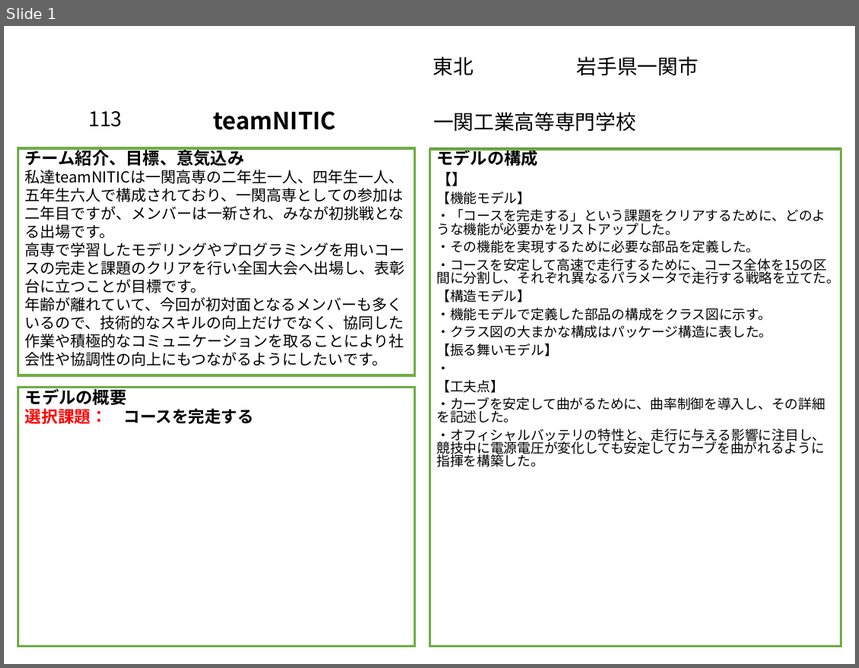
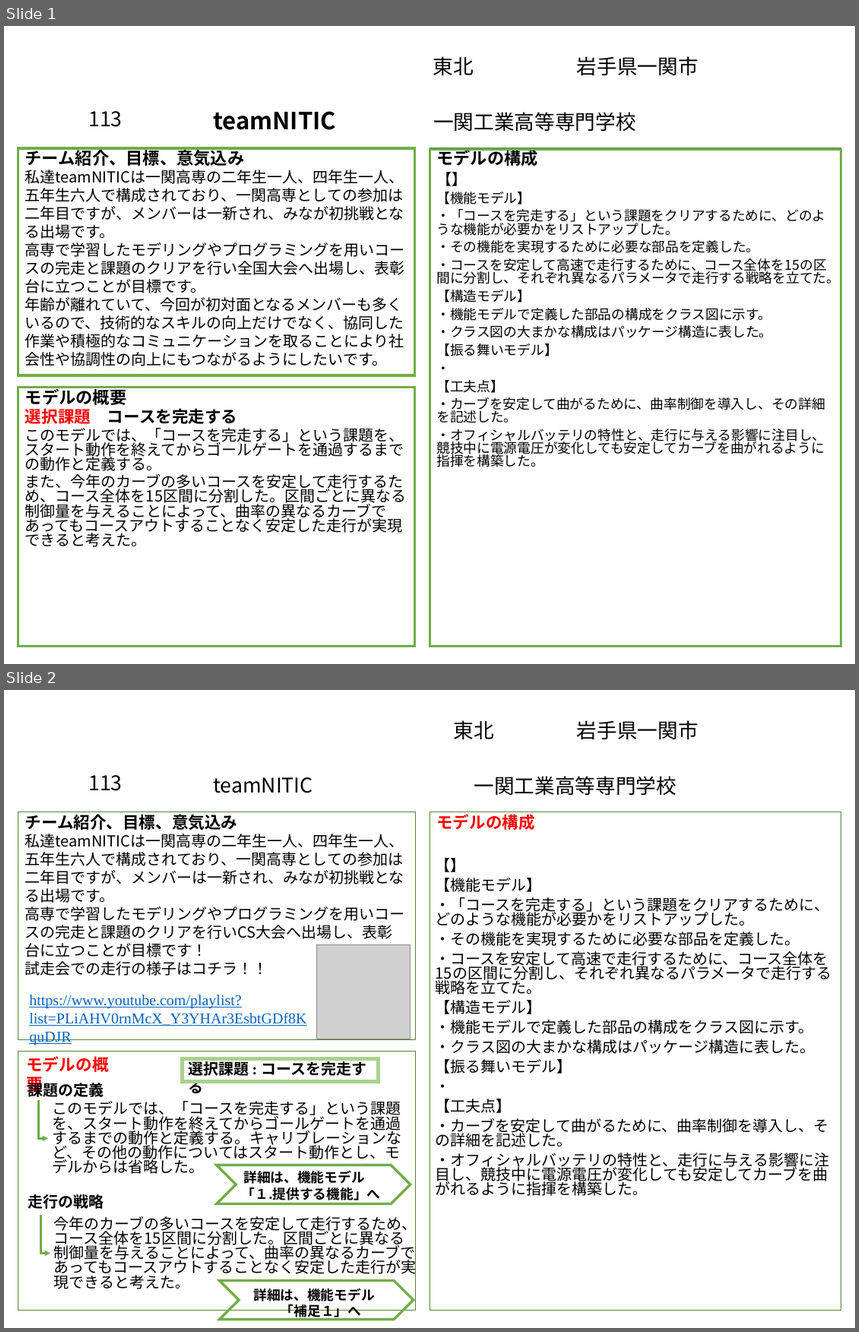
Before and after one commit to akita-lab-2019/model, a slide deck: PowerPoint/アブストラクト.pptx. Shown one above the other, each under a label of ours: slide 1 before the commit, slides 1 and 2 after it. The pictures are 859x668 and 859x1332 pixels, drawn with LibreOffice and Linux fonts; fonts in the diff are those of the drawing; grey boxes stand for pictures; background and template pictures are left out. Boxes give left, top, right and bottom in pixels: in the first picture for what was removed or moved away, otherwise in the second. Text is boxed around its words. In the diff, an @@ line names an element or a change of style, - is before the commit and + after.

Commit message:
update: アブストを書き足し

```diff
--- a/PowerPoint/アブストラクト.pptx
+++ b/PowerPoint/アブストラクト.pptx
@@ slide 2 added at [4,690,855,1328], background picture (left out) @@
@@ text added at [454,720,494,739], 24 pt, text #000000 @@
+東北
@@ text added at [577,720,699,740], 24 pt, text #000000 @@
+岩手県一関市
@@ text added at [88,775,122,791], 24 pt, text #000000 @@
+113
@@ text added at [213,777,313,793], 24 pt, text #000000 @@
+teamNITIC
@@ text added at [474,776,677,796], 24 pt, text #000000 @@
+一関工業高等専門学校
@@ rectangle added at [18,812,416,1040], outline #548235 0.75 pt, 18 pt, text #000000 @@
+チーム紹介、目標、意気込み
+私達teamNITICは一関高専の二年生一人、四年生一人、五年生六人で構成されており、一関高専としての参加は二年目ですが、メンバーは一新され、みなが初挑戦となる出場です。
+高専で学習したモデリングやプログラミングを用いコースの完走と課題のクリアを行いCS大会へ出場し、表彰台に立つことが目標です！
+試走会での走行の様子はコチラ！！
@@ rectangle added at [430,812,842,1311], outline #548235 0.75 pt, 19.5 pt, text #FF0000, bold @@
+モデルの構成
@@ text added at [436,858,832,1196], 18 pt, text #000000 @@
+【】
+【機能モデル】
+・「コースを完走する」という課題をクリアするために、どのような機能が必要かをリストアップした。
+・その機能を実現するために必要な部品を定義した。
+・コースを安定して高速で走行するために、コース全体を15の区間に分割し、それぞれ異なるパラメータで走行する戦略を立てた。
+【構造モデル】
+・機能モデルで定義した部品の構成をクラス図に示す。
+・クラス図の大まかな構成はパッケージ構造に表した。
+【振る舞いモデル】
+・
+【工夫点】
+・カーブを安定して曲がるために、曲率制御を導入し、その詳細を記述した。
+・オフィシャルバッテリの特性と、走行に与える影響に注目し、競技中に電源電圧が変化しても安定してカーブを曲がれるように指揮を構築した。
@@ picture added at [316,945,411,1039] @@
@@ text added at [29,995,306,1026], 18 pt, text #0563C1, underline @@
+https://www.youtube.com/playlist?list=PLiAHV0rnMcX_Y3YHAr3EsbtGDf8KquDJR
@@ rectangle added at [18,1052,415,1312], outline #548235 0.75 pt @@
@@ text added at [26,1056,109,1095], 19.5 pt, text #FF0000, bold @@
+モデルの概要
@@ rectangle added at [182,1059,379,1081], outline #A9D18E 4.5 pt @@
@@ text added at [188,1059,367,1080], 18 pt, text #000000, bold @@
+選択課題 : コースを完走する
@@ text added at [28,1080,104,1097], 18 pt, text #000000, bold @@
+課題の定義
@@ elbow arrow added from (39, 1100) to (48, 1138), #70AD47 2.25 pt @@
@@ text added at [53,1101,402,1174], 18 pt, text #000000 @@
+このモデルでは、「コースを完走する」という課題を、スタート動作を終えてからゴールゲートを通過するまでの動作と定義する。キャリブレーションなど、その他の動作についてはスタート動作とし、モデルからは省略した。
@@ chevron added at [217,1166,411,1205], outline #70AD47 3 pt @@
@@ text added at [242,1170,381,1201], 16 pt, text #000000, bold @@
+詳細は、機能モデル
+「１.提供する機能」へ
@@ text added at [28,1195,104,1209], 18 pt, text #000000, bold @@
+走行の戦略
@@ text added at [54,1214,417,1290], 18 pt, text #000000 @@
+今年のカーブの多いコースを安定して走行するため、コース全体を15区間に分割した。区間ごとに異なる制御量を与えることによって、曲率の異なるカーブであってもコースアウトすることなく安定した走行が実現できると考えた。
@@ elbow arrow added from (41, 1215) to (50, 1254), #70AD47 2.25 pt @@
@@ chevron added at [219,1281,413,1320], outline #70AD47 3 pt @@
@@ text added at [253,1288,374,1321], 16 pt, text #000000, bold @@
+詳細は、機能モデル
+「補足１」へ
@@ slide 1 changed as well @@
@@ text in rectangle at [25,407,406,547]: text changed; size 19.5 to 18 pt; font Times New Roman to Noto Sans CJK JP; bold off @@
-選択課題： コースを完走する
+選択課題 コースを完走する
+このモデルでは、「コースを完走する」という課題を、スタート動作を終えてからゴールゲートを通過するまでの動作と定義する。
+また、今年のカーブの多いコースを安定して走行するため、コース全体を15区間に分割した。区間ごとに異なる制御量を与えることによって、曲率の異なるカーブであってもコースアウトすることなく安定した走行が実現できると考えた。
```
